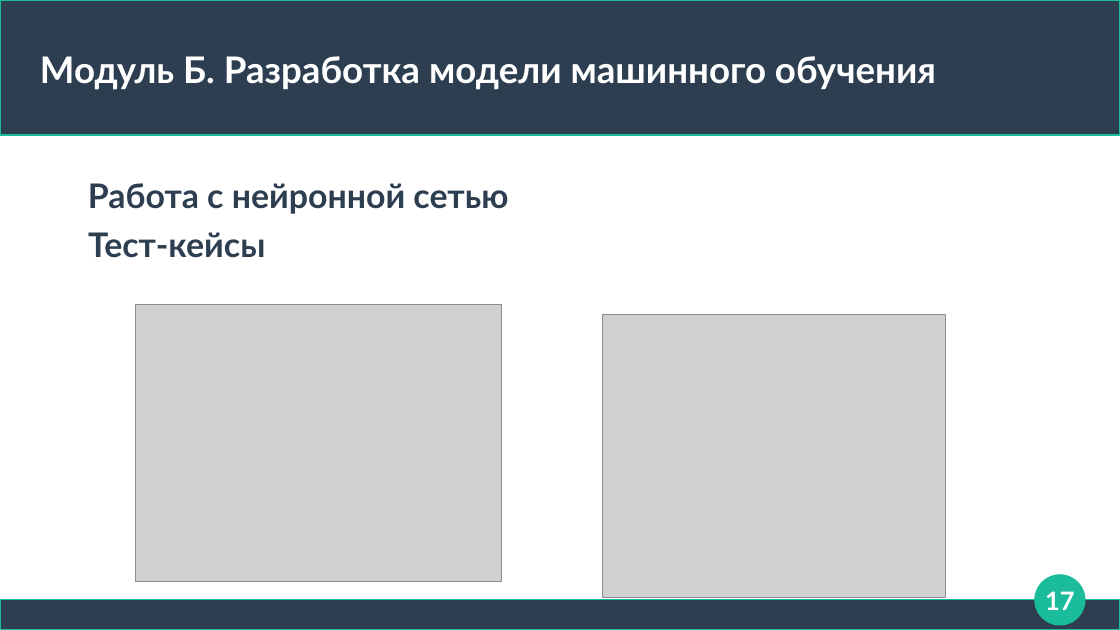
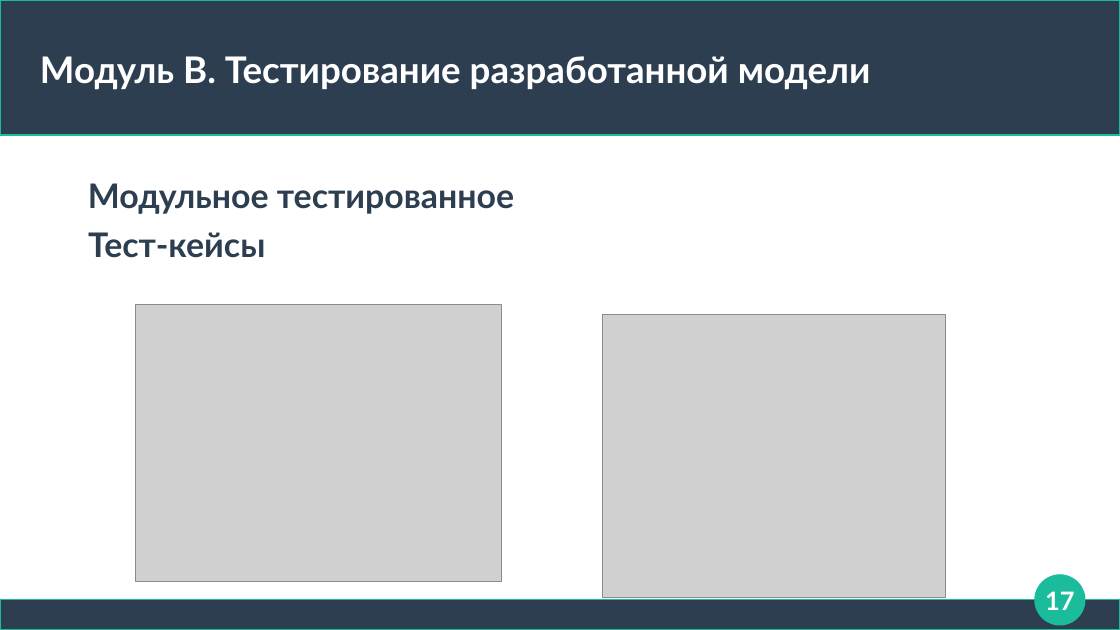
Before and after one commit to Rainfue/NLP-summary, a slide deck: slide 17 of Module4/presentation.odp. Drawn at 1120x630 pixels with LibreOffice and Linux fonts; fonts in the diff are those of the drawing; grey boxes stand for pictures. Boxes give left, top, right and bottom in pixels: in the first picture for what was removed or moved away, otherwise in the second. Text is boxed around its words. In the diff, an @@ line names an element or a change of style, - is before the commit and + after.

```diff
--- a/Module4/presentation.odp
+++ b/Module4/presentation.odp
@@ title at [40, 56, 871, 90]: text changed @@
-Модуль Б. Разработка модели машинного обучения
+Модуль В. Тестирование разработанной модели
@@ text at [88, 183, 514, 214]: text changed @@
-Работа с нейронной сетью
+Модульное тестированное
```
Also in this commit, not shown: 4 other slides changed, 1 other file.
